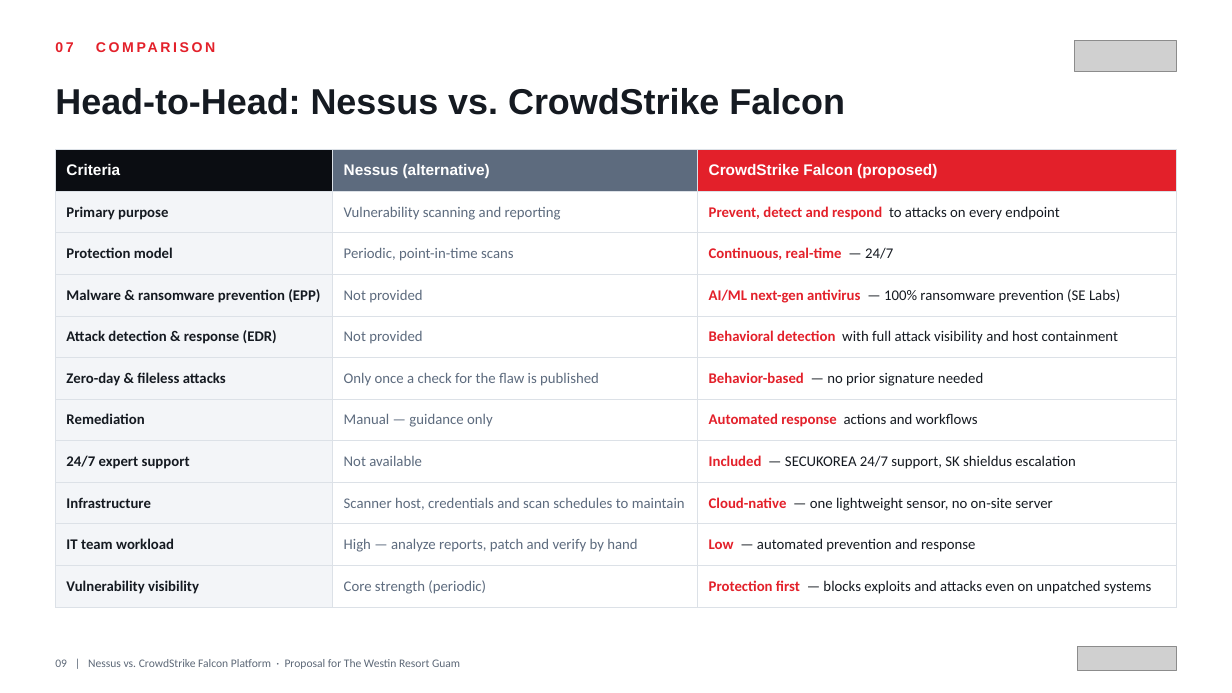
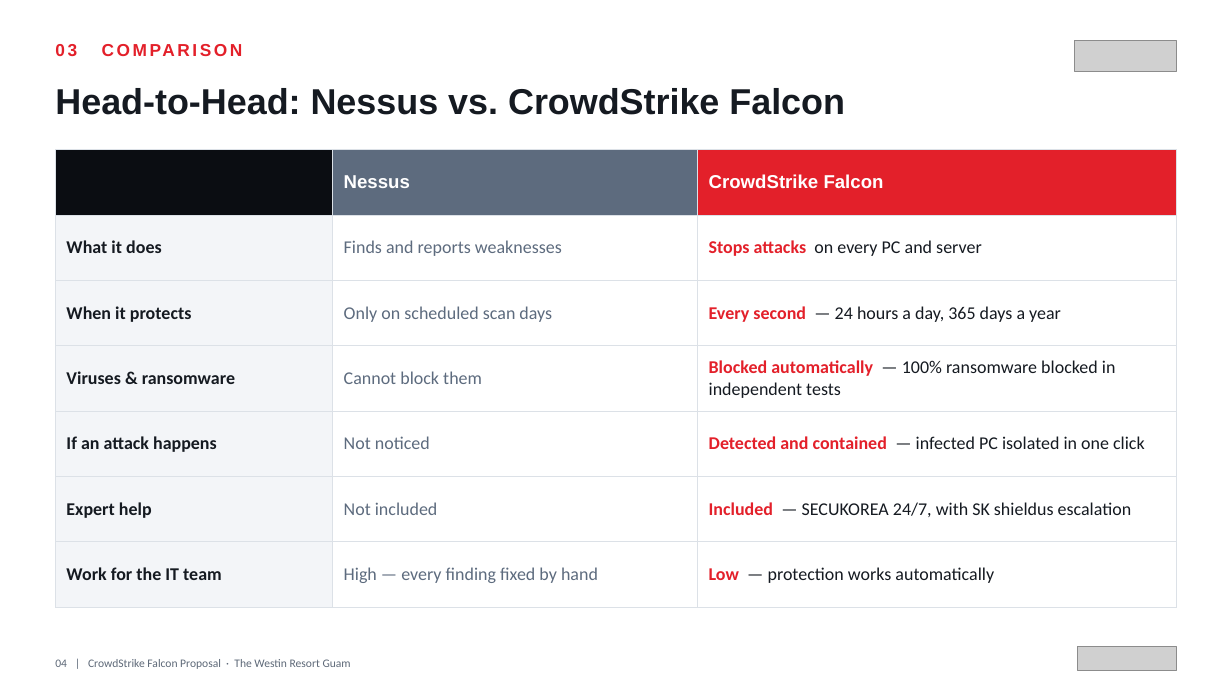
Before and after one commit to BigLee-Creator/Recommendations, a slide deck: slide 4 of ENG._CrowdStrike_Falcon_Proposal_for_Westin_Resort_Guam_SECUKOREA.pptx (slide 9 before the commit). Drawn at 1232x693 pixels with LibreOffice and Linux fonts; fonts in the diff are those of the drawing; grey boxes stand for pictures. Boxes give left, top, right and bottom in pixels: in the first picture for what was removed or moved away, otherwise in the second. Text is boxed around its words. In the diff, an @@ line names an element or a change of style, - is before the commit and + after.

```diff
--- a/ENG._CrowdStrike_Falcon_Proposal_for_Westin_Resort_Guam_SECUKOREA.pptx
+++ b/ENG._CrowdStrike_Falcon_Proposal_for_Westin_Resort_Guam_SECUKOREA.pptx
@@ text at bbox=[55, 44, 77, 56]: text changed; size 11 to 13.5 pt @@
-07 COMPARISON
+03 COMPARISON
@@ table at bbox=[55, 150, 1177, 607] @@
-row 1: Criteria | Nessus (alternative) | CrowdStrike Falcon (proposed)
-row 2: Primary purpose | Vulnerability scanning and reporting | Prevent, detect and respond to attacks on every endpoint
-row 3: Protection model | Periodic, point-in-time scans | Continuous, real-time — 24/7
-row 4: Malware & ransomware prevention (EPP) | Not provided | AI/ML next-gen antivirus — 100% ransomware prevention (SE Labs)
-row 5: Attack detection & response (EDR) | Not provided | Behavioral detection with full attack visibility and host containment
-row 6: Zero-day & fileless attacks | Only once a check for the flaw is published | Behavior-based — no prior signature needed
-row 7: Remediation | Manual — guidance only | Automated response actions and workflows
-row 8: 24/7 expert support | Not available | Included — SECUKOREA 24/7 support, SK shieldus escalation
-row 9: Infrastructure | Scanner host, credentials and scan schedules to maintain | Cloud-native — one lightweight sensor, no on-site server
-row 10: IT team workload | High — analyze reports, patch and verify by hand | Low — automated prevention and response
-row 11: Vulnerability visibility | Core strength (periodic) | Protection first — blocks exploits and attacks even on unpatched systems
+row 1:  | Nessus | CrowdStrike Falcon
+row 2: What it does | Finds and reports weaknesses | Stops attacks on every PC and server
+row 3: When it protects | Only on scheduled scan days | Every second — 24 hours a day, 365 days a year
+row 4: Viruses & ransomware | Cannot block them | Blocked automatically — 100% ransomware blocked in independent tests
+row 5: If an attack happens | Not noticed | Detected and contained — infected PC isolated in one click
+row 6: Expert help | Not included | Included — SECUKOREA 24/7, with SK shieldus escalation
+row 7: Work for the IT team | High — every finding fixed by hand | Low — protection works automatically
@@ text at bbox=[55, 659, 351, 669]: text changed @@
-09 | Nessus vs. CrowdStrike Falcon Platform · Proposal for The Westin Resort Guam
+04 | CrowdStrike Falcon Proposal · The Westin Resort Guam
```
Also in this commit, not shown: 6 other slides changed, 7 slides removed.
